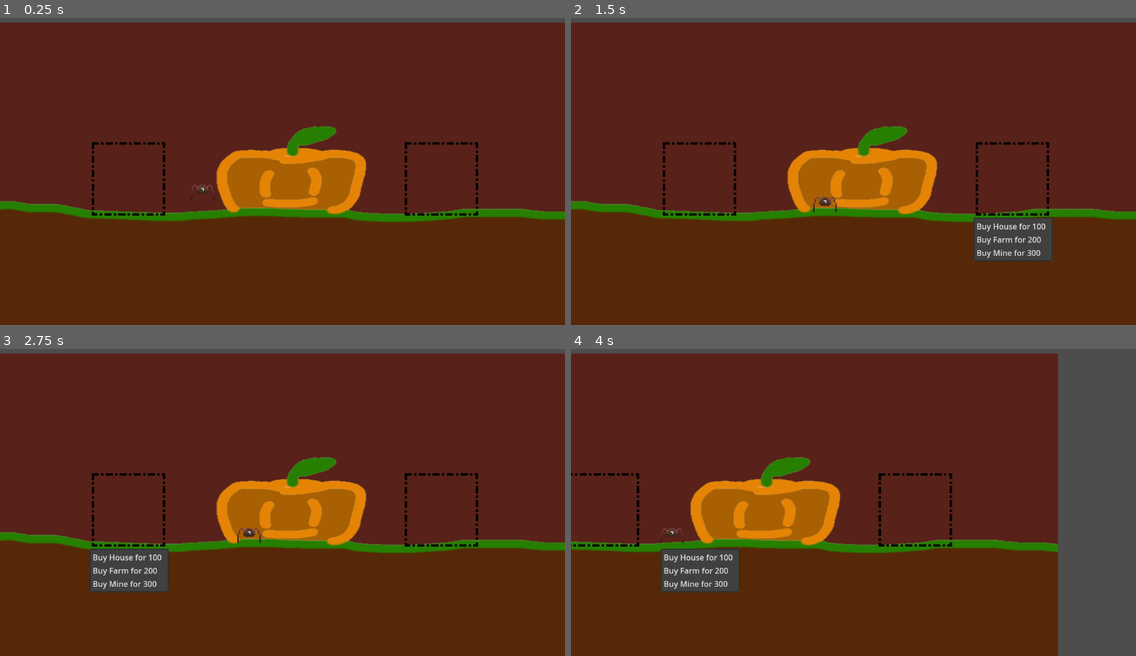
Above: before the commit, frames 1-4 (two rows, left to right).
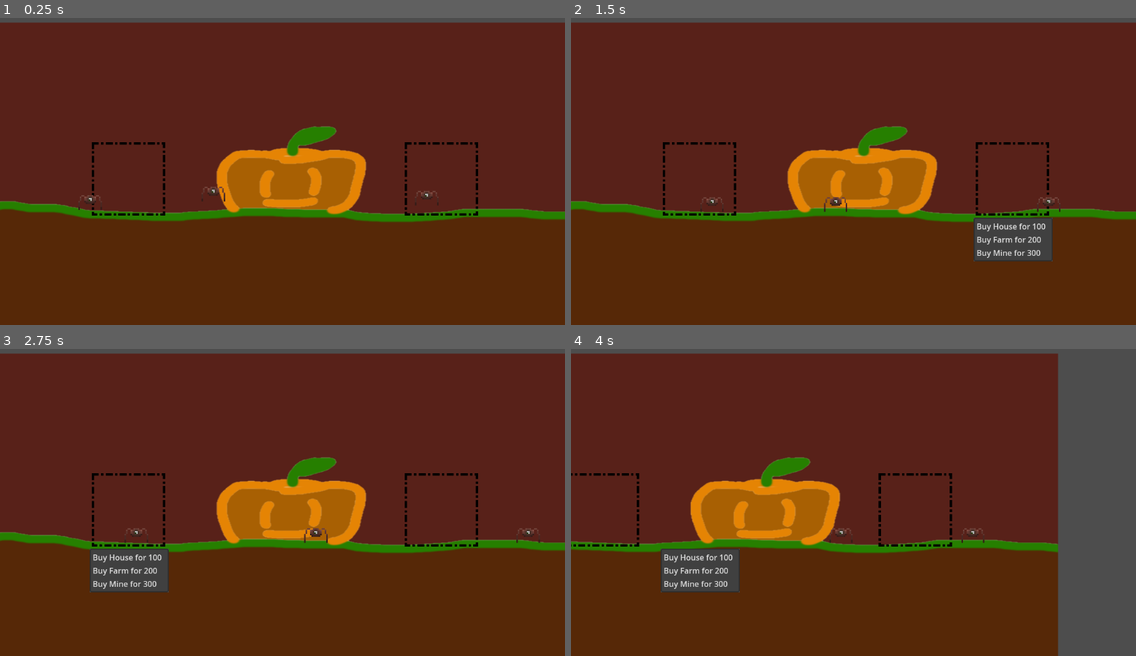
Above: after the commit, the same moments.

Repository: AncientEntity/LD56
Game: Godot game, scene res://Scenes/game_scene.tscn
The game is run twice, just before and just after one commit, with the same random seed, the same clock (stepped at 60 frames per second) and the same inputs.
Inputs (mouse positions are in pixels of both pictures, inside the frame that each line leads up to):
- Up to frame 1 (0.25 s): no input
- Up to frame 2 (1.5 s): move the mouse to (977, 150) at 0.52 s; click (1011, 177) at 1.25 s
- Up to frame 3 (2.75 s): click (129, 508) at 2 s
- Up to frame 4 (4 s): move the mouse to (740, 511) at 2.77 s; move the mouse to (910, 428) at 3.52 s

The runs differ from the first frame. In frame 1, 0.1% of the frame differs, in the area x 13-78%, y 54-63%; in frame 2, 0.2%; in frame 3, 0.2%, in the area x 22-96%, y 58-64%; in frame 4, 0.1%.

Commit message:
fixed little guy scene and added multiple

Diff:
--- a/Scenes/game_scene.tscn
+++ b/Scenes/game_scene.tscn
@@ -1,10 +1,9 @@
-[gd_scene load_steps=8 format=3 uid="uid://cvyo2haycvpii"]
+[gd_scene load_steps=7 format=3 uid="uid://cvyo2haycvpii"]
 
 [ext_resource type="Texture2D" uid="uid://dtpg4qetk3ev1" path="res://Assets/TempAssets/SimpleBackground.png" id="1_q0eq7"]
 [ext_resource type="PackedScene" uid="uid://c85brqjbs6xhp" path="res://Scenes/camera_2d.tscn" id="2_x5va0"]
 [ext_resource type="PackedScene" uid="uid://5oos01fy60ou" path="res://Scenes/tile_shop.tscn" id="4_c5o3u"]
-[ext_resource type="PackedScene" uid="uid://bm8pf855fmmiu" path="res://Scenes/little_guy.tscn" id="4_rh7hq"]
-[ext_resource type="Script" path="res://Scenes/little_guy.gd" id="5_vlnds"]
+[ext_resource type="PackedScene" uid="uid://b7lnjnot2mw2x" path="res://Scenes/little_guy.tscn" id="4_rh7hq"]
 
 [sub_resource type="RectangleShape2D" id="RectangleShape2D_u4hk1"]
 size = Vector2(1297, 20)
@@ -42,12 +41,6 @@
 offset_right = -246.0
 offset_bottom = 79.0
 
-[node name="LittleGuy" parent="." instance=ExtResource("4_rh7hq")]
-position = Vector2(-197, 2)
-can_sleep = false
-lock_rotation = true
-script = ExtResource("5_vlnds")
-
 [node name="WORLDBounds" type="Node2D" parent="."]
 
 [node name="GROUND" type="StaticBody2D" parent="WORLDBounds"]
@@ -72,3 +65,12 @@
 [node name="CollisionShape2D" type="CollisionShape2D" parent="WORLDBounds/RightWall"]
 position = Vector2(1.5, -117)
 shape = SubResource("RectangleShape2D_wjvg2")
+
+[node name="LittleGuy" parent="." instance=ExtResource("4_rh7hq")]
+position = Vector2(-426, 23)
+
+[node name="LittleGuy2" parent="." instance=ExtResource("4_rh7hq")]
+position = Vector2(-175, 6)
+
+[node name="LittleGuy3" parent="." instance=ExtResource("4_rh7hq")]
+position = Vector2(260, 14)
--- a/Scenes/little_guy.tscn
+++ b/Scenes/little_guy.tscn
@@ -1,6 +1,7 @@
-[gd_scene load_steps=33 format=3 uid="uid://bm8pf855fmmiu"]
+[gd_scene load_steps=34 format=3 uid="uid://b7lnjnot2mw2x"]
 
 [ext_resource type="Texture2D" uid="uid://cyj5iwhj3idv7" path="res://Assets/Ryan/Speeder.png" id="1_lbd6m"]
+[ext_resource type="Script" path="res://Scenes/little_guy.gd" id="1_qbqcl"]
 
 [sub_resource type="CapsuleShape2D" id="CapsuleShape2D_ho3do"]
 radius = 21.17
@@ -218,7 +219,11 @@
 }]
 
 [node name="LittleGuy" type="RigidBody2D"]
-position = Vector2(-196, 10)
+position = Vector2(0, 16)
+collision_layer = 0
+can_sleep = false
+lock_rotation = true
+script = ExtResource("1_qbqcl")
 
 [node name="CollisionShape2D" type="CollisionShape2D" parent="."]
 position = Vector2(0, -24)
